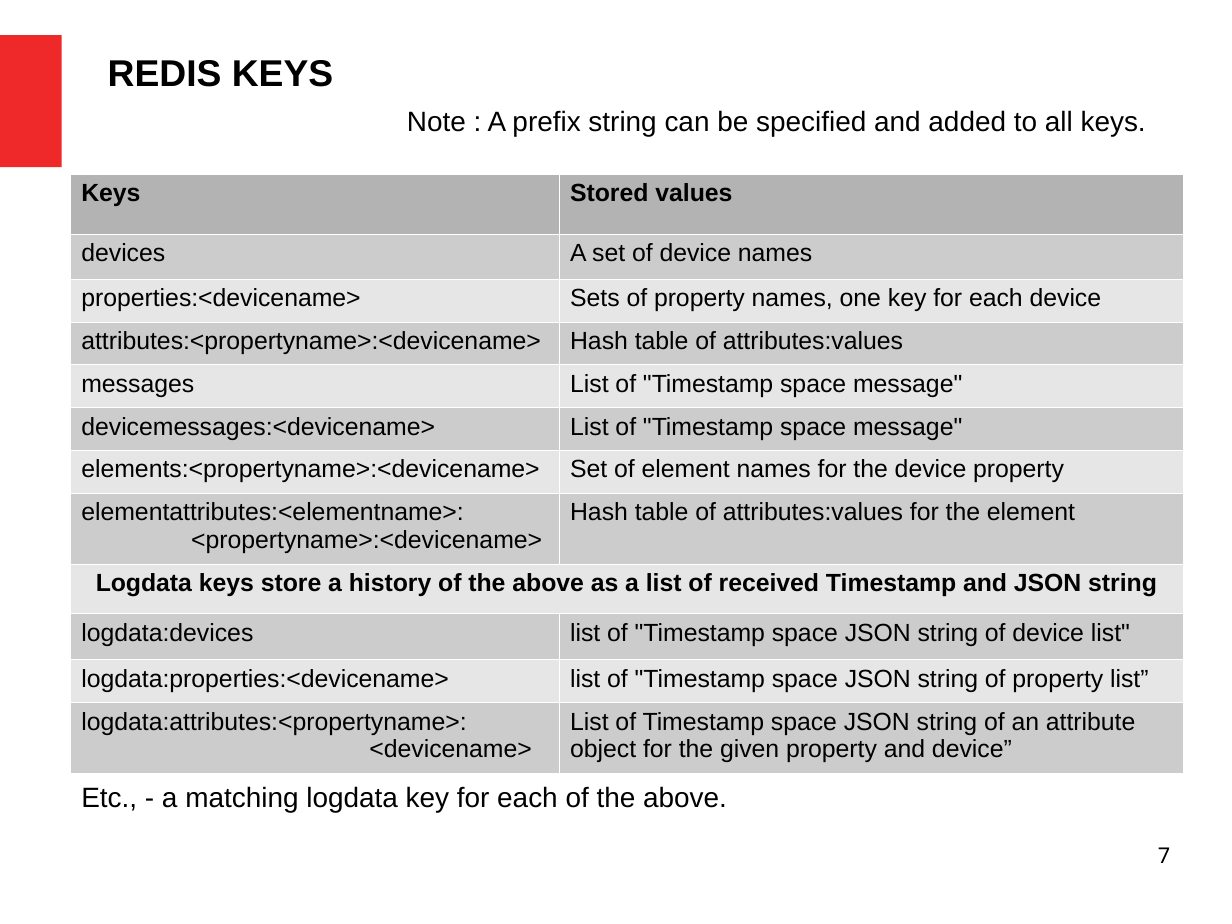
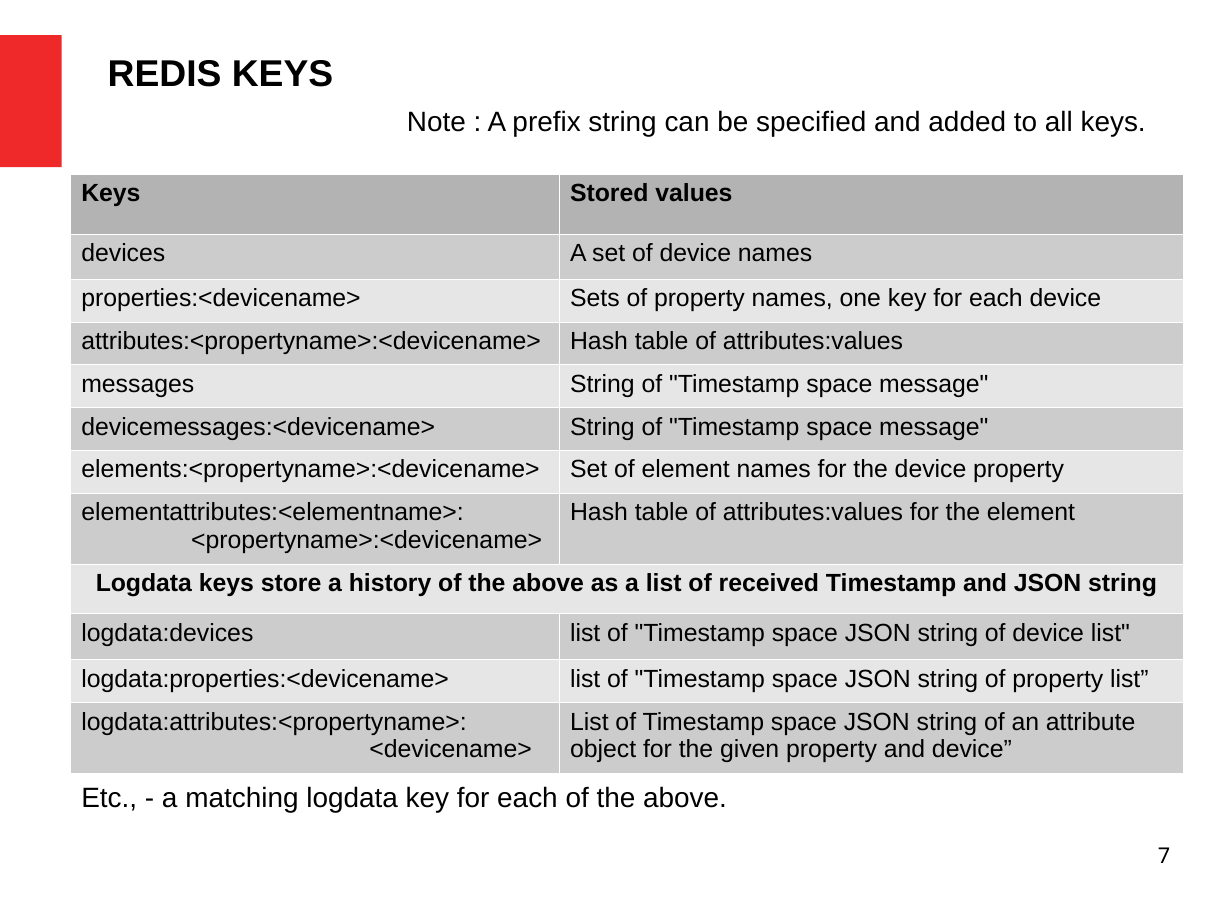
Before and after one commit to bernie-skipole/indi, a slide deck: slide 7 of indislides.odp. Drawn at 1232x924 pixels with LibreOffice and Linux fonts; fonts in the diff are those of the drawing. Boxes give left, top, right and bottom in pixels: in the first picture for what was removed or moved away, otherwise in the second. Text is boxed around its words. In the diff, an @@ line names an element or a change of style, - is before the commit and + after.

```diff
--- a/indislides.odp
+++ b/indislides.odp
@@ table at (x1=70, y1=173, x2=1184, y2=766) @@
@@ row 5, column 2: "List of "Timestamp space message"" to "String of "Timestamp space message"" @@
@@ row 6, column 2: "List of "Timestamp space message"" to "String of "Timestamp space message"" @@
```
Also in this commit, not shown: 2 other files.
